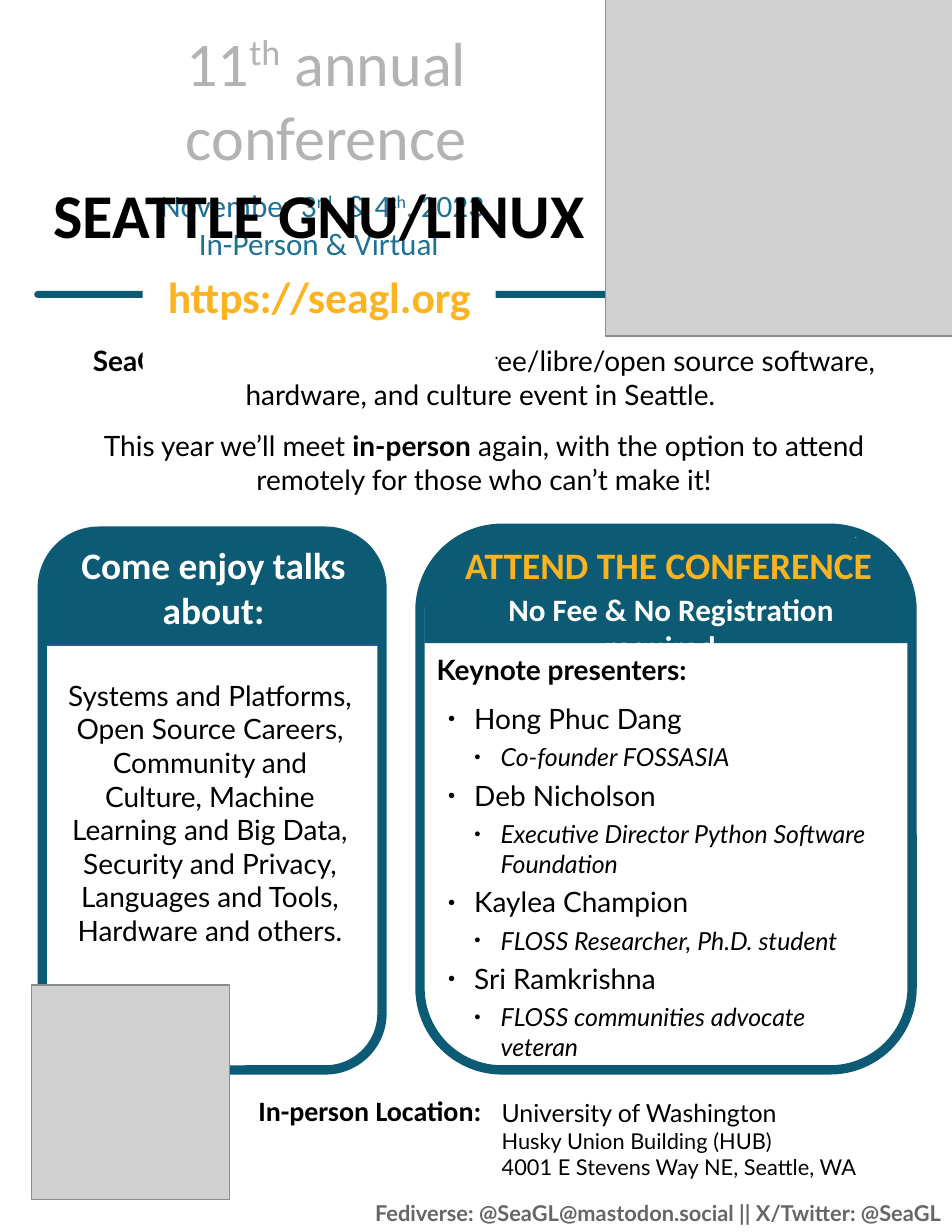
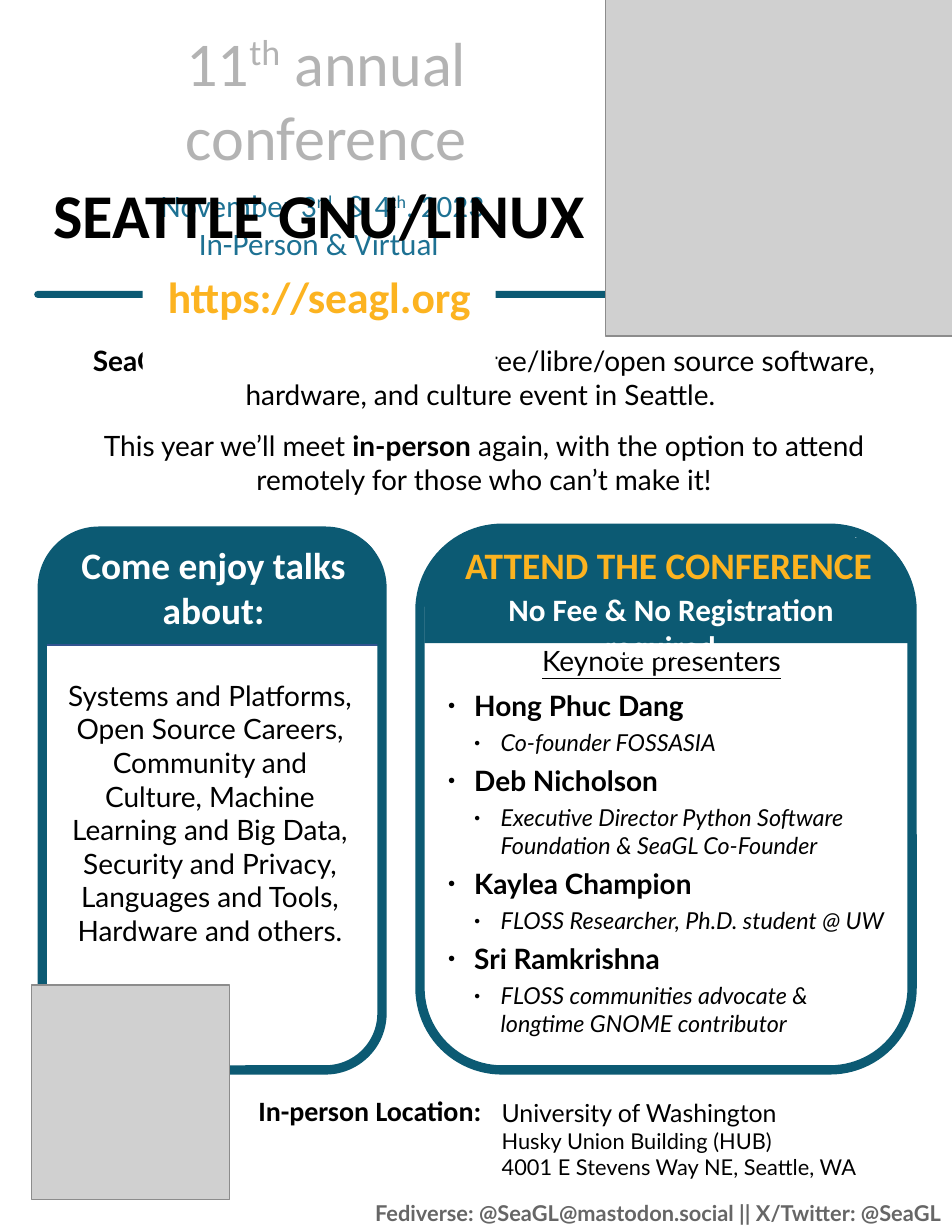
Before and after one commit to SeaGL/outreach, a slide deck: slide 1 of design/flyers/2023/SeaGL_2023_FOSSY_single_page_keynotes_poster.odp. Drawn at 952x1232 pixels with LibreOffice and Linux fonts; fonts in the diff are those of the drawing; grey boxes stand for pictures. Boxes give left, top, right and bottom in pixels: in the first picture for what was removed or moved away, otherwise in the second. Text is boxed around its words. In the diff, an @@ line names an element or a change of style, - is before the commit and + after.

Commit message:
Improve keynoters format

```diff
--- a/design/flyers/2023/SeaGL_2023_FOSSY_single_page_keynotes_poster.odp
+++ b/design/flyers/2023/SeaGL_2023_FOSSY_single_page_keynotes_poster.odp
@@ text at [542,651,780,676]: text changed; bold off @@
-Keynote presenters:
+Keynote presenters
@@ text "Hong Phuc Dang": place and size @@
-text "Hong Phuc Dang" at [474,708,866,1057]
+text "Hong Phuc Dang" at [474,695,884,1037]
@@ text at [474,695,692,970]: bold on in "Hong Phuc Dang", "Deb Nicholson", "Kaylea Champion", "Sri Ramkrishna"; size 16 to 15 pt in "Co-founder FOSSASIA" @@
@@ text at [501,808,843,855]: text changed; size 16 to 15 pt @@
-  ● Executive Director Python Software Foundation
+  ● Executive Director Python Software Foundation & SeaGL Co-Founder
@@ text at [501,911,884,932]: text changed; size 16 to 15 pt @@
-  ● FLOSS Researcher, Ph.D. student
+  ● FLOSS Researcher, Ph.D. student @ UW
@@ text at [501,986,787,1037]: text changed; size 16 to 15 pt @@
-  ● FLOSS communities advocate veteran
+  ● FLOSS communities advocate & longtime GNOME contributor
```
Also in this commit, not shown: 1 other file.
